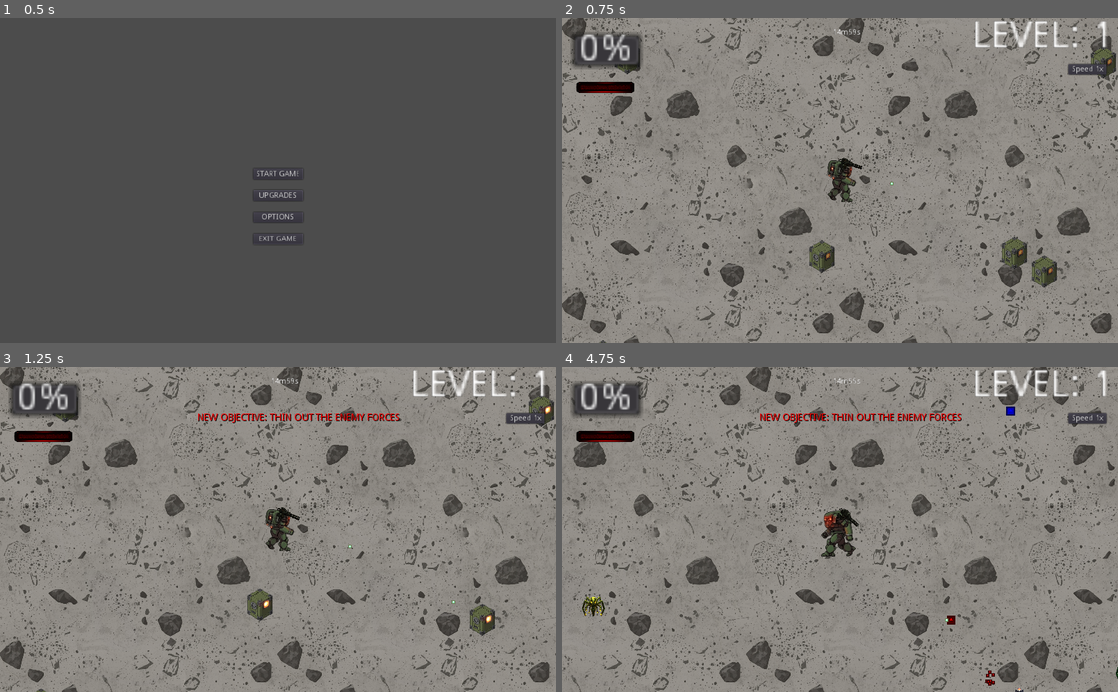
Above: before the commit, frames 1-4 (two rows, left to right).
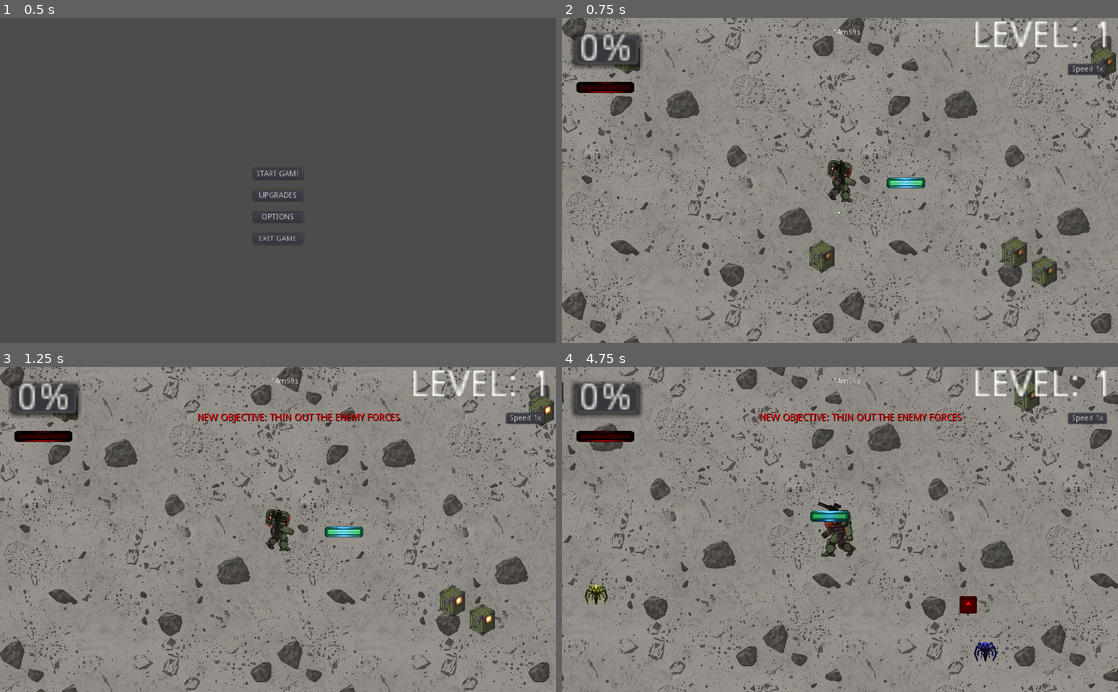
Above: after the commit, the same moments.

Repository: rcameronlyman/NEOBUSHI
Game: Godot game, scene res://MainMenu.tscn
The game is run twice, just before and just after one commit, with the same random seed, the same clock (stepped at 60 frames per second) and the same inputs. The engine's default icon, where the game draws it, is replaced by a stand-in: a white triangle on a blue panel in a dark square.
Inputs (mouse positions are in pixels of both pictures, inside the frame that each line leads up to):
- Up to frame 1 (0.5 s): no input
- Up to frame 2 (0.75 s): click "START GAME" at 0.5 s
- Up to frame 3 (1.25 s): no input
- Up to frame 4 (4.75 s): move the mouse to (962, 513) at 1.27 s; hold D (move_right) 1.28-2.03 s; move the mouse to (728, 545) at 2.02 s; hold S (move_down) 2.03-2.78 s; move the mouse to (895, 458) at 2.77 s; hold D (move_right) 2.78-3.53 s; move the mouse to (812, 594) at 3.52 s; hold W (move_up) 3.53-4.28 s; move the mouse to (1006, 578) at 4.27 s; hold A (move_left) from 4.28 s (still down)

Frame 1 is identical in both runs. In frame 2, 0.3% of the frame differs, in the area x 49-66%, y 42-61%; in frame 3, 1.0%; in frame 4, 23%, in the area x 0-100%, y 0-100%.

Commit message:
Wall physics implemented and music controller initialized

Diff:
--- a/Bullet.gd
+++ b/Bullet.gd
@@ -42,6 +42,15 @@
 		queue_free()
 
 func _on_Bullet_area_entered(area):
+	# --- NEW WALL DETECTION ---
+	if area.is_in_group("walls"):
+		if area.has_method("take_damage"):
+			area.take_damage(damage)
+
+		# We treat hitting a wall as a final impact
+		handle_final_impact()
+		return
+
 	if area.is_in_group("enemies"):
 		if area.has_method("take_damage"):
 			area.take_damage(damage, global_position)
@@ -61,21 +70,26 @@
 			direction = -direction.rotated(rand_range(-0.5, 0.5))
 			return
 
-		# 4. FINAL IMPACT LOGIC (The bullet is dying now)
-		var triggered_mega = false
+		# 4. FINAL IMPACT LOGIC
+		handle_final_impact()
 
-		# Check Mega Shell first (Guaranteed)
-		if is_mega_shell_unlocked and Global.total_bullets_hit >= mega_shell_threshold:
-			trigger_explosion(1.0) # Full scale
-			Global.total_bullets_hit = 0
-			triggered_mega = true
+# I moved the impact logic to its own function to keep the code clean
+# and avoid repeating it for both enemies and walls.
+func handle_final_impact():
+	var triggered_mega = false
 
-		# Check Explosive Rounds (Random chance, only if Mega didn't fire)
-		if not triggered_mega and explosion_chance > 0:
-			if randf() < explosion_chance:
-				trigger_explosion(0.5) # Half scale "mini-blast"
+	# Check Mega Shell first (Guaranteed)
+	if is_mega_shell_unlocked and Global.total_bullets_hit >= mega_shell_threshold:
+		trigger_explosion(1.0) # Full scale
+		Global.total_bullets_hit = 0
+		triggered_mega = true
 
-		queue_free()
+	# Check Explosive Rounds (Random chance, only if Mega didn't fire)
+	if not triggered_mega and explosion_chance > 0:
+		if randf() < explosion_chance:
+			trigger_explosion(0.5) # Half scale "mini-blast"
+
+	queue_free()
 
 func trigger_explosion(blast_scale):
 	var expo = explosion_scene.instance()
--- a/Enemy.gd
+++ b/Enemy.gd
@@ -5,6 +5,9 @@
 var gem_scene = preload("res://Gem.tscn")
 var death_effect_scene = preload("res://DeathEffect.gd")
 var knockback = Vector2.ZERO
+
+# New variable to track if the enemy is within the player FOV
+var is_active = false
 
 # New variable to remember the random color
 var enemy_color = Color(1, 1, 1)
@@ -37,6 +40,10 @@
 		global_position += (direction * speed + knockback) * delta
 
 func take_damage(amount, source_pos):
+	# If the enemy is off-screen (inactive), they ignore damage
+	if not is_active:
+		return
+
 	health -= amount
 
 	# Reduced Pushback: Calculate the direction away from the bullet
@@ -65,9 +72,13 @@
 
 	# Restored XP Logic: 90% chance for Gem, 0% for health
 	var roll = randf()
-	if roll < 0.90:
+	if roll < 0.60:
 		var gem = gem_scene.instance()
 		get_tree().current_scene.add_child(gem)
 		gem.global_position = global_position
 
 	queue_free()
+
+func _on_VisibilityNotifier2D_screen_entered():
+	# Wake up the enemy and make them vulnerable
+	is_active = true
--- a/Enemy.tscn
+++ b/Enemy.tscn
@@ -17,3 +17,9 @@
 
 [node name="CollisionShape2D" type="CollisionShape2D" parent="."]
 shape = SubResource( 1 )
+
+[node name="VisibilityNotifier2D" type="VisibilityNotifier2D" parent="."]
+position = Vector2( 1, -0.5 )
+scale = Vector2( 4.2, 3.75 )
+
+[connection signal="screen_entered" from="VisibilityNotifier2D" to="." method="_on_VisibilityNotifier2D_screen_entered"]
--- /dev/null
+++ b/MusicPlayer.gd
@@ -0,0 +1,49 @@
+extends AudioStreamPlayer
+
+# 1. Define the list of songs
+var playlist = [
+	preload("res://Sounds/MAIN.mp3"),
+	preload("res://Sounds/BadBot.mp3"),
+	preload("res://Sounds/ChromeSaints.mp3"),
+	preload("res://Sounds/Deep.mp3"),
+	preload("res://Sounds/RustedPulseCathedral.mp3")
+]
+
+var shuffled_indices = []
+var current_track_index = 0
+
+func _ready():
+	# randomize() ensures the shuffle is different every time you launch the game
+	randomize()
+	# Create the shuffled order immediately
+	shuffle_playlist()
+
+	connect("finished", self, "_on_finished")
+	play_current_track()
+
+func shuffle_playlist():
+	shuffled_indices = []
+	# Fill the array with numbers 0 to 4
+	for i in range(playlist.size()):
+		shuffled_indices.append(i)
+
+	# Shuffle the numbers (e.g., [0,1,2,3,4] becomes [2,4,0,3,1])
+	shuffled_indices.shuffle()
+	current_track_index = 0
+	print("Playlist Shuffled: ", shuffled_indices)
+
+func play_current_track():
+	# Use the shuffled index to pick the song
+	var song_to_play = shuffled_indices[current_track_index]
+	stream = playlist[song_to_play]
+	play()
+	print("Now playing: ", stream.resource_path)
+
+func _on_finished():
+	current_track_index += 1
+
+	# If we finished the whole shuffled list, reshuffle and start over
+	if current_track_index >= shuffled_indices.size():
+		shuffle_playlist()
+
+	play_current_track()
--- a/Player.gd
+++ b/Player.gd
@@ -17,7 +17,7 @@
 var pickup_range = 150.0
 var crit_chance = 0.05
 var cooldown_red = 0.0
-var xp_growth_rate = 1.0
+var xp_growth_rate = .5
 
 # --- POWER-UP TEMPORARY STATS ---
 var boost_speed = 0.0
@@ -292,3 +292,13 @@
 				else:
 					Global.add_meta_xp(Global.gems_collected)
 					get_tree().change_scene("res://SummaryScreen.tscn")
+
+func activate_invincibility(duration):
+	can_take_damage = false
+	# Optional: Make the player see-through to show they are invincible
+	modulate.a = 0.5
+
+	yield(get_tree().create_timer(duration), "timeout")
+
+	can_take_damage = true
+	modulate.a = 1.0 # Back to normal transparency
--- a/Player.tscn
+++ b/Player.tscn
@@ -109,17 +109,18 @@
 } ]
 
 [sub_resource type="RectangleShape2D" id=1]
-extents = Vector2( 18.5, 27 )
+extents = Vector2( 18.5, 52 )
 
 [sub_resource type="CircleShape2D" id=2]
 radius = 78.1025
 
 [sub_resource type="CircleShape2D" id=3]
-radius = 856.309
+radius = 426.011
 
 [sub_resource type="CircleShape2D" id=26]
 
 [node name="Player" type="KinematicBody2D"]
+collision_mask = 3
 script = ExtResource( 2 )
 
 [node name="AnimatedSprite" type="AnimatedSprite" parent="."]
@@ -128,7 +129,7 @@
 animation = "walk_up_side"
 
 [node name="CollisionShape2D" type="CollisionShape2D" parent="."]
-position = Vector2( 0.5, 3 )
+position = Vector2( 0.5, 28 )
 shape = SubResource( 1 )
 
 [node name="DetectionArea" type="Area2D" parent="."]
--- a/PowerUp.gd
+++ b/PowerUp.gd
@@ -18,6 +18,7 @@
 		Type.OVERDRIVE:
 			$Sprite.modulate = Color.red
 		Type.SPEED:
+			# Visual fix: Set it to Cyan so you can see it on the ground
 			$Sprite.modulate = Color.cyan
 
 func apply_powerup(player):
@@ -29,7 +30,9 @@
 		Type.OVERDRIVE:
 			player.activate_overdrive(5.0)
 		Type.SPEED:
+			# Both effects trigger at the same time here
 			player.activate_speed_boost(5.0)
+			player.activate_invincibility(5.0)
 
 	# Item is removed ONLY after the effect is applied
 	queue_free()
--- a/PowerUp.tscn
+++ b/PowerUp.tscn
@@ -4,7 +4,7 @@
 [ext_resource path="res://icon.png" type="Texture" id=2]
 
 [sub_resource type="CircleShape2D" id=1]
-radius = 33.4996
+radius = 114.0
 
 [node name="PowerUp" type="Area2D"]
 script = ExtResource( 1 )
@@ -14,7 +14,6 @@
 shape = SubResource( 1 )
 
 [node name="Sprite" type="Sprite" parent="."]
-scale = Vector2( 0.5, 0.5 )
 texture = ExtResource( 2 )
 
 [connection signal="area_entered" from="." to="." method="_on_PowerUp_area_entered"]
--- a/SupplyCrate.gd
+++ b/SupplyCrate.gd
@@ -2,6 +2,9 @@
 
 var health_drop_scene = preload("res://HealthDrop.tscn")
 var power_up_scene = preload("res://PowerUp.tscn")
+
+# New: Track if the crate is within the player FOV
+var is_active = false
 
 func _ready():
 	# Keep your group logic
@@ -10,6 +13,10 @@
 	z_index = 0
 
 func take_damage(_amount = 1, _pos = Vector2.ZERO):
+	# If the crate is off-screen (inactive), it ignores damage
+	if not is_active:
+		return
+
 	handle_destruction()
 
 func handle_destruction():
@@ -35,3 +42,8 @@
 
 		get_tree().current_scene.call_deferred("add_child", p_up)
 		p_up.global_position = global_position
+
+
+func _on_VisibilityNotifier2D_screen_entered():
+	# Enable damage once the Neo Bushi's sensors detect the crate on screen
+	is_active = true
--- a/SupplyCrate.tscn
+++ b/SupplyCrate.tscn
@@ -36,4 +36,9 @@
 [node name="CollisionShape2D" type="CollisionShape2D" parent="."]
 shape = SubResource( 4 )
 
+[node name="VisibilityNotifier2D" type="VisibilityNotifier2D" parent="."]
+position = Vector2( 0.5, 1 )
+scale = Vector2( 4.55, 5.9 )
+
 [connection signal="area_entered" from="." to="." method="_on_SupplyCrate_area_entered"]
+[connection signal="screen_entered" from="VisibilityNotifier2D" to="." method="_on_VisibilityNotifier2D_screen_entered"]
--- /dev/null
+++ b/Wall.gd
@@ -0,0 +1,48 @@
+extends StaticBody2D
+
+# Signals to tell the Spawner/Director what's happening
+signal assault_started
+signal wall_breached
+
+export var max_health = 500
+onready var current_health = max_health
+var has_triggered_assault = false
+
+# We use onready so the game finds the bar as soon as the wall "wakes up"
+onready var health_bar = $WallHealthBar
+
+func _ready():
+	# 1. Setup the health bar
+	health_bar.max_value = max_health
+	health_bar.value = max_health
+	health_bar.hide() # Keep it hidden until the first shot hits
+
+	# 2. Add to the "walls" group so bullets can find it
+	add_to_group("walls")
+
+func take_damage(amount):
+	if current_health <= 0:
+		return
+
+	# Show the bar and trigger the swarm on the first hit
+	if not has_triggered_assault:
+		has_triggered_assault = true
+		health_bar.show()
+		emit_signal("assault_started")
+		# You'll connect this signal to your Spawner later
+
+	current_health -= amount
+	health_bar.value = current_health
+
+	# Impact Flash (same logic as your enemies)
+	$Sprite.modulate = Color(10, 10, 10)
+	yield(get_tree().create_timer(0.1), "timeout")
+	$Sprite.modulate = Color(1, 1, 1)
+
+	if current_health <= 0:
+		die()
+
+func die():
+	emit_signal("wall_breached")
+	# Logic for debris or explosion can go here
+	queue_free()
--- /dev/null
+++ b/Wall.tscn
@@ -0,0 +1,27 @@
+[gd_scene load_steps=4 format=2]
+
+[ext_resource path="res://Health.png" type="Texture" id=1]
+[ext_resource path="res://Wall.gd" type="Script" id=2]
+
+[sub_resource type="RectangleShape2D" id=1]
+extents = Vector2( 18.5, 6 )
+
+[node name="Wall" type="StaticBody2D" groups=["walls"]]
+collision_layer = 2
+script = ExtResource( 2 )
+
+[node name="Sprite" type="Sprite" parent="."]
+scale = Vector2( 0.04, 0.04 )
+texture = ExtResource( 1 )
+
+[node name="CollisionShape2D" type="CollisionShape2D" parent="."]
+position = Vector2( -0.5, 0 )
+shape = SubResource( 1 )
+
+[node name="VisibilityNotifier2D" type="VisibilityNotifier2D" parent="."]
+position = Vector2( -0.5, 4.76837e-07 )
+scale = Vector2( 1.85, 0.6 )
+
+[node name="WallHealthBar" type="TextureProgress" parent="."]
+margin_right = 40.0
+margin_bottom = 40.0
--- a/World.gd
+++ b/World.gd
@@ -8,6 +8,10 @@
 var mouse_hide_delay = 3.0
 
 func _ready():
+	# RESET TIME SCALE: Ensures run starts at 1x regardless of previous run settings
+	Engine.time_scale = 1.0
+	current_speed_index = 0
+
 	# Start hidden
 	Input.set_mouse_mode(Input.MOUSE_MODE_HIDDEN)
 
@@ -25,8 +29,9 @@
 
 func _process(delta):
 	# Update the countdown label
+	# PATH UPDATED: Now looking inside Systems/Timer
 	if has_node("CanvasLayer/RoundTimer"):
-		$CanvasLayer/RoundTimer.text = format_time($Timer.time_left)
+		$CanvasLayer/RoundTimer.text = format_time($Systems/Timer.time_left)
 
 	# Handle auto-hiding the mouse
 	if Input.get_mouse_mode() == Input.MOUSE_MODE_VISIBLE:
--- a/World.tscn
+++ b/World.tscn
@@ -6,9 +6,10 @@
 [ext_resource path="res://EnemySpawner.gd" type="Script" id=4]
 [ext_resource path="res://PauseMenu.tscn" type="PackedScene" id=5]
 [ext_resource path="res://CratePlacer.gd" type="Script" id=6]
-[ext_resource path="res://Sounds/MAIN.mp3" type="AudioStream" id=7]
+[ext_resource path="res://MusicPlayer.gd" type="Script" id=7]
 [ext_resource path="res://FLOORTEST.png" type="Texture" id=8]
 [ext_resource path="res://ObjectiveManager.gd" type="Script" id=9]
+[ext_resource path="res://Wall.tscn" type="PackedScene" id=10]
 
 [sub_resource type="CanvasItemMaterial" id=7]
 
@@ -170,11 +171,6 @@
 [node name="WallCollision" type="CollisionShape2D" parent="Wall_Right"]
 position = Vector2( 29, 48 )
 shape = SubResource( 4 )
-
-[node name="Timer" type="Timer" parent="."]
-wait_time = 900.0
-one_shot = true
-autostart = true
 
 [node name="CanvasLayer" type="CanvasLayer" parent="."]
 script = ExtResource( 9 )
@@ -242,13 +238,6 @@
 margin_bottom = 60.0
 text = "NEXT LEVEL"
 
-[node name="EnemySpawner" type="Node2D" parent="."]
-script = ExtResource( 4 )
-
-[node name="SpawnTimer" type="Timer" parent="EnemySpawner"]
-wait_time = 2.0
-autostart = true
-
 [node name="XpHud" type="CanvasLayer" parent="."]
 scale = Vector2( 5, 5 )
 transform = Transform2D( 5, 0, 0, 5, 0, 0 )
@@ -294,14 +283,31 @@
 
 [node name="AudioStreamPlayer" type="AudioStreamPlayer" parent="."]
 pause_mode = 2
-stream = ExtResource( 7 )
-autoplay = true
-
-[node name="CratePlacer" type="Node2D" parent="."]
+script = ExtResource( 7 )
+
+[node name="Systems" type="Node2D" parent="."]
+
+[node name="CratePlacer" type="Node2D" parent="Systems"]
 script = ExtResource( 6 )
 total_crates = 25
 
-[connection signal="timeout" from="Timer" to="." method="_on_Timer_timeout"]
+[node name="EnemySpawner" type="Node2D" parent="Systems"]
+script = ExtResource( 4 )
+
+[node name="SpawnTimer" type="Timer" parent="Systems/EnemySpawner"]
+wait_time = 2.0
+autostart = true
+
+[node name="Timer" type="Timer" parent="Systems"]
+wait_time = 900.0
+one_shot = true
+autostart = true
+
+[node name="Wall3" parent="." instance=ExtResource( 10 )]
+position = Vector2( 702, 220 )
+scale = Vector2( 4, 4 )
+
 [connection signal="pressed" from="CanvasLayer/VictoryUI/VictoryOverlay/NextLevelButton" to="." method="_on_NextLevelButton_pressed"]
-[connection signal="timeout" from="EnemySpawner/SpawnTimer" to="EnemySpawner" method="_on_SpawnTimer_timeout"]
 [connection signal="pressed" from="UI/TimeScaleButton" to="." method="_on_TimeScaleButton_pressed"]
+[connection signal="timeout" from="Systems/EnemySpawner/SpawnTimer" to="Systems/EnemySpawner" method="_on_SpawnTimer_timeout"]
+[connection signal="timeout" from="Systems/Timer" to="." method="_on_Timer_timeout"]
Not shown, added: Sounds/BadBot.mp3.import
Not shown, added: Sounds/Chrome Saints.mp3.import
Not shown, added: Sounds/ChromeSaints.mp3.import
Not shown, added: Sounds/Deep.mp3.import
Not shown, added: Sounds/Rusted Pulse Cathedral.mp3.import
Not shown, added: Sounds/RustedPulseCathedral.mp3.import
Not shown: 1 places in World.tscn that only renumber resources
Not shown, added: Sounds/BadBot.mp3
Not shown, added: Sounds/ChromeSaints.mp3
Not shown, added: Sounds/Deep.mp3
Not shown, added: Sounds/RustedPulseCathedral.mp3
